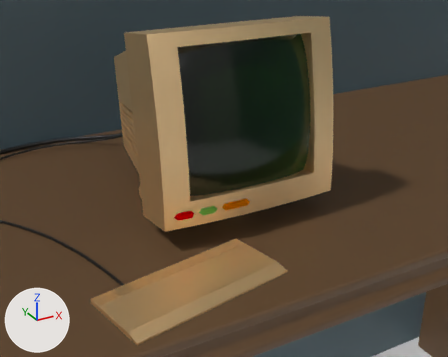
The Blender file .blend files/desktop.blend, before and after one commit.
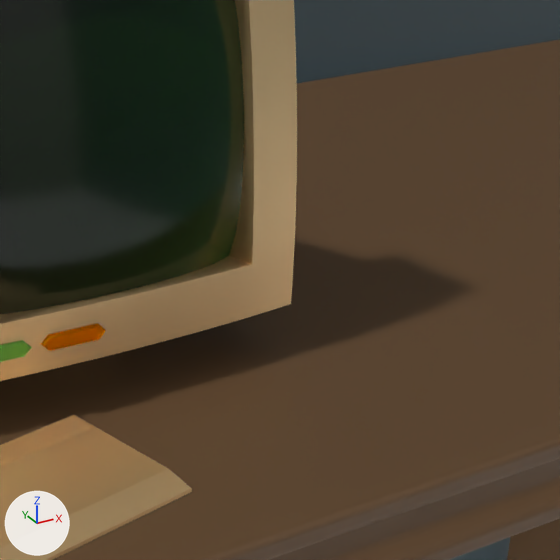
There are two pictures of each version: one from a camera (50 mm lens) standing at (-4.16, -7.17, 2.65) and looking at (0.18, 0.72, -1.3), one close up on the part from 46% to 100% of the width and 16% to 85% of the height. The lights are fixed; the arrows at lower left show +X, +Y and +Z.

The older version as bpy lines, for what is in view:
```python
me_plane = bpy.data.meshes.new('Plane')
me_plane.from_pydata(...)  # 169 vertices, 144 faces; spans x -1.0..1.0, y -1.0..1.0, z 0.12..0.43
me_plane.polygons.foreach_set('use_smooth', [True] * 144)
me_plane.materials.append(mat_glossy_screen)  # black #000000
me_plane_003 = bpy.data.meshes.new('Plane.003')
me_plane_003.from_pydata(...)  # 88 vertices, 86 faces; spans x -5.0..5.0, y -3.0..3.0, z -0.59..0.0
me_plane_003.materials.append(mat_material_003)  # brown #674c32
me_plane_004 = bpy.data.meshes.new('Plane.004')
me_plane_004.from_pydata([(-1.0, -1.0, 0.0), (1.0, -1.0, 0.0), (-1.0, 1.0, 0.0), (1.0, 1.0, 0.0)], [], [(0, 1, 3, 2)])
me_plane_004.materials.append(mat_material_004)  # dark cyan #566971
ob_plane = bpy.data.objects.new('Plane', me_plane)
ob_plane.location = (0.0, 0.002, 0.028)
ob_plane.rotation_euler = (1.44, 0.0, 0.0)  # degrees (83, 0, 0)
ob_plane_003 = bpy.data.objects.new('Plane.003', me_plane_003)
ob_plane_003.location = (-9.9, 1.237, -11.435)
ob_plane_003.rotation_euler = (0.0, 1.571, 0.0)  # degrees (0, 90, 0)
ob_plane_003.scale = (2.0, 1.14, 1.0)
_m = ob_plane_003.modifiers.new('Mirror', 'MIRROR')
_m.mirror_object = ob_plane_002
ob_plane_004 = bpy.data.objects.new('Plane.004', me_plane_004)
ob_plane_004.location = (-1.093, 5.006, -1.098)
ob_plane_004.rotation_euler = (1.571, 0.0, 0.0)  # degrees (90, 0, 0)
ob_plane_004.scale = (25.0, 25.0, 25.0)
# also in view: 'Plane.001' at (0.0, 1.08, -0.07); 'Plane.002' at (0.0, 1.24, -1.93); 'Plane.007' at (-1.38, -1.33, -1.6)
```
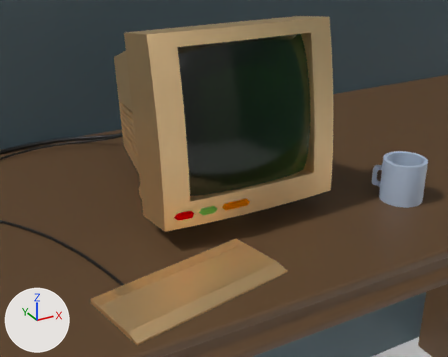
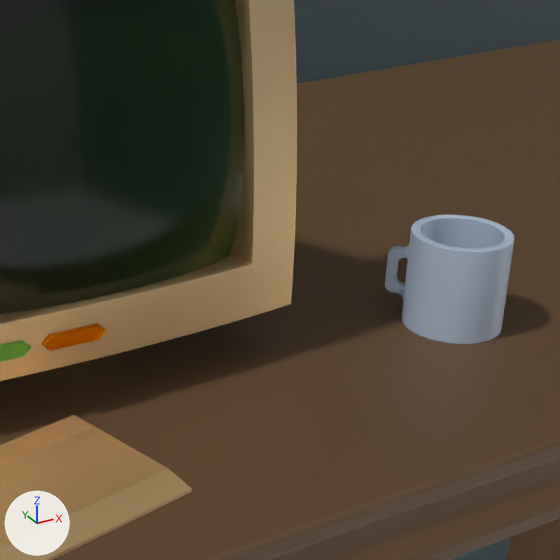
The change, as a diff of the scene's bpy script:
```diff
--- a/.blend files/desktop.blend.py
+++ b/.blend files/desktop.blend.py
@@ mat_material_006 @@
+mat_material_006 = principled_material('Material.006')
+mat_material_006.base_color = (0.475, 0.571, 0.718)  # blue #b7c7dc
@@ me_cylinder @@
+me_cylinder.from_pydata(...)  # 468 vertices, 342 faces; spans x -1.0..1.0, y -1.0..1.15, z 0.0..2.0
+me_cylinder.polygons.foreach_set('use_smooth', [True] * 342)
+me_cylinder.materials.append(mat_material_006)  # its picture is missing
@@ me_cylinder_002 @@
+me_cylinder_002.from_pydata(...)  # a 32-sided cylinder along z spanning x -1.0..1.0, y -1.0..1.0, z -0.17..2.0
@@ ob_cylinder_001 @@
+ob_cylinder_001 = bpy.data.objects.new('Cylinder.001', me_cylinder)
+ob_cylinder_001.location = (2.639, -0.655, -1.635)
+ob_cylinder_001.scale = (0.338, 0.338, 0.338)
+_m = ob_cylinder_001.modifiers.new('Boolean', 'BOOLEAN')
+_m.object = ob_cylinder_002
+_m = ob_cylinder_001.modifiers.new('Bevel', 'BEVEL')
+_m.width = 0.54
+_m.width_pct = 0.54
@@ ob_cylinder_002 @@
+ob_cylinder_002 = bpy.data.objects.new('Cylinder.002', me_cylinder_002)
+ob_cylinder_002.location = (2.639, -0.655, -1.505)
+ob_cylinder_002.scale = (0.276, 0.276, 0.276)
+ob_cylinder_002.hide_set(True)
```

Changed parts and their boxes (x1, y1, x2, y2) in the close-ups (560 x 560 px):
'Cylinder.001', added
    after: (385, 215, 514, 344)
